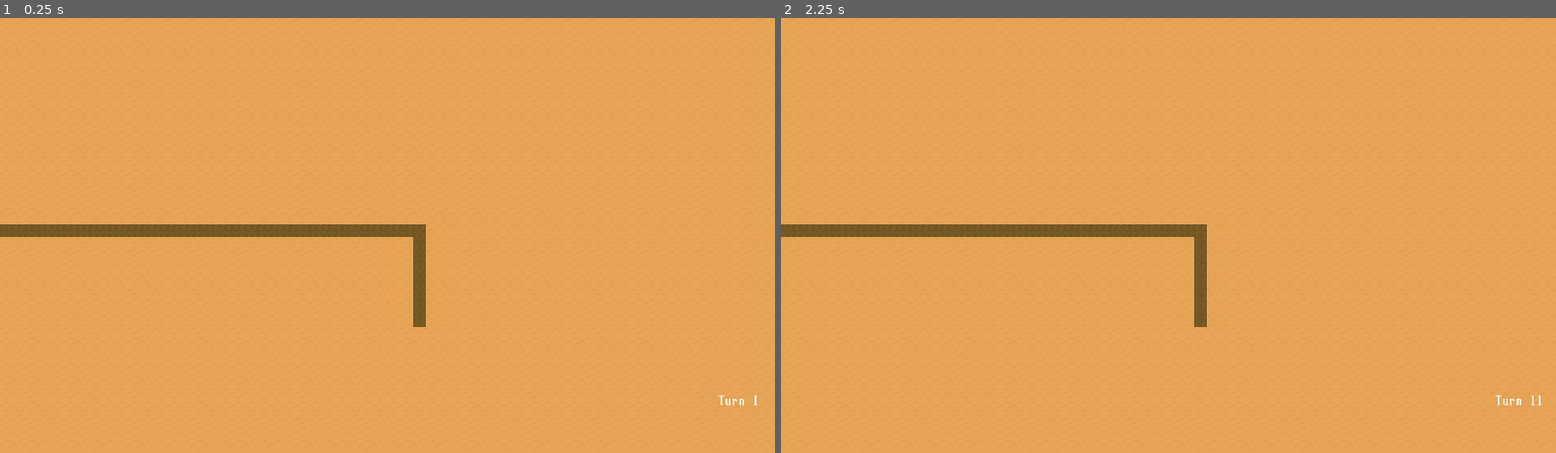
Above: before the commit, frames 1-2 (left to right).
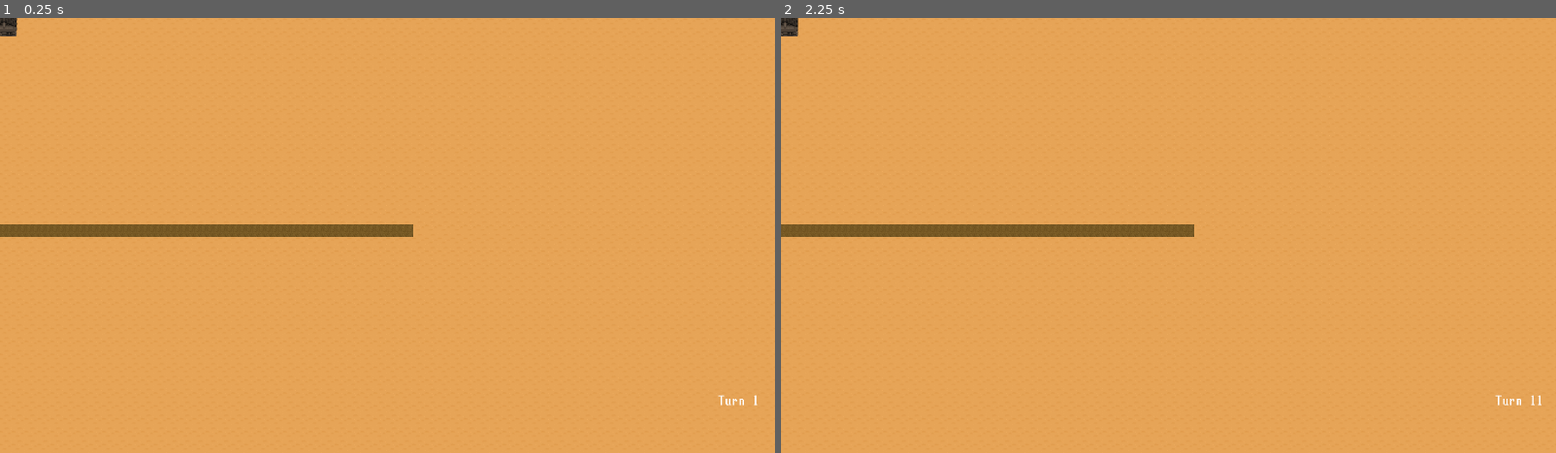
Above: after the commit, the same moments.

Repository: xfactor2000/nuclear-nation
Game: Godot game, scene res://Main.tscn
Same seed, same stepped clock (60 frames per second), same inputs: the game is played once before the commit and once after it.
Inputs:
- Up to frame 1 (0.25 s): no input
- Up to frame 2 (2.25 s): tap Enter (ui_accept) at 0.5, 0.6, 0.77, 1.07, 1.25, 1.35, 1.52, 1.82, 2, 2.1 s

The runs differ from the first frame. In frame 1, 0.5% of the frame differs, in the area x 0-55%, y 0-72%; in frame 2, 0.5%.

Commit message:
Working on house placement

Diff:
--- a/Main.gd
+++ b/Main.gd
@@ -1,4 +1,6 @@
 extends Node2D
+
+var houseScene = preload("res://scenes/settlements/House2D.tscn")
 
 var turn = 0
 var totalPopulation=0
@@ -17,6 +19,22 @@
 class Road:
 	var from:Vector2
 	var to: Vector2
+
+	func getTiles() -> PoolVector2Array:
+		var to_x = to.x
+		if (to_x == from.x):
+			to_x += 1
+
+		var to_y = to.y
+		if (to_y == from.y):
+			to_y +=1
+
+		var response = PoolVector2Array()
+		for x in range(from.x,to_x):
+			for y in range(from.y,to_y):
+				response.append(Vector2(x,y))
+
+		return response
 
 	func isVertical()->bool:
 		return (from.x == to.x)
@@ -50,39 +68,47 @@
 	placeHouses(newHousesNeeded,roads,houses)
 	return AccomodatePopulationResponse.new(newTotalPop,roads,houses)
 
-func _getFreeBlocks(road:Road)->PoolVector2Array:
-	return PoolVector2Array()
+func _getFreeBlocks(road:Road, houses:Array)->PoolVector2Array:
+	var tiles = road.getTiles()
+	var response = PoolVector2Array()
+	for tile in tiles:
+		if road.isVertical():
+			response.append(Vector2(tile.x-1,tile.y))
+			response.append(Vector2(tile.x+1, tile.y))
+		else:
+			response.append(Vector2(tile.x,tile.y-1))
+			response.append(Vector2(tile.x,tile.y+1))
+	return response
 
 func placeHouses(newHouses:int,roads:Array,houses:Array): #returns array of vectors
 	for road in roads:
-		var freeBlocks = _getFreeBlocks(road)
+		var freeBlocks = _getFreeBlocks(road,houses)
+		for block in freeBlocks:
+			print("%s/%s" % [block.x, block.y])
 
 func updateTurn(t = turn):
 	accomodatePopulation(POPDELTA, totalPopulation, roads, houses)
 	drawRoads(roads)
+	drawHouses(houses)
 	turnLabel.bbcode_text = "[center]Turn %s[/center]" % (t +1)
 
 func drawRoads(roads: Array):
 	for road in roads:
-		var to_x = road.to.x
-		if (to_x == road.from.x):
-			to_x +=1
+		for tile in road.getTiles():
+			desertTilemap.set_cell(tile.x,tile.y,1)
 
-		var to_y = road.to.y
-		if (to_y == road.from.y):
-			to_y +=1
+func drawHouses(houses: Array):
+	for house in houses:
+		var node = houseScene.instance() as Node2D
+		node.set_position(Vector2(house.topLeftCoords.x,house.topLeftCoords.y))
+		desertTilemap.add_child(node)
 
-		for x in range(road.from.x,to_x):
-			for y in range(road.from.y,to_y):
-				print(x)
-				print(y)
-				desertTilemap.set_cell(x,y,1)
-	pass
 
 # Called when the node enters the scene tree for the first time.
 func _ready():
 	roads.append(Road.new(Vector2(0,16),Vector2(32,16)))
-	roads.append(Road.new(Vector2(32,16),Vector2(32,24)))
+	houses.append(House.new(Vector2(10,14)))
+#	roads.append(Road.new(Vector2(32,16),Vector2(32,24)))
 	updateTurn()
 
 
--- a/MaleNpcScene.tscn
+++ /dev/null
@@ -1,18 +0,0 @@
-[gd_scene load_steps=3 format=2]
-
-[ext_resource path="res://assets/npcs/textures_fallout_peasant_char_idle.png" type="Texture" id=1]
-
-[sub_resource type="CapsuleShape2D" id=1]
-radius = 10.7007
-height = 40.5189
-
-[node name="MaleNpcScene" type="Node2D"]
-
-[node name="MaleNpcSprite" type="Sprite" parent="."]
-texture = ExtResource( 1 )
-
-[node name="Area2D" type="Area2D" parent="."]
-
-[node name="CollisionShape2D" type="CollisionShape2D" parent="Area2D"]
-position = Vector2( -1.88989, -0.31498 )
-shape = SubResource( 1 )
Not shown, added: .mono/assemblies/Debug/GodotSharp.xml
Not shown, added: .mono/assemblies/Debug/GodotSharpEditor.xml
Not shown, added: .mono/assemblies/Debug/api_hash_cache.cfg
Renamed: House2D.tscn -> scenes/settlements/House2D.tscn
Not shown, added: .mono/assemblies/Debug/GodotSharp.dll
Not shown, added: .mono/assemblies/Debug/GodotSharp.pdb
Not shown, added: .mono/assemblies/Debug/GodotSharpEditor.dll
Not shown, added: .mono/assemblies/Debug/GodotSharpEditor.pdb
